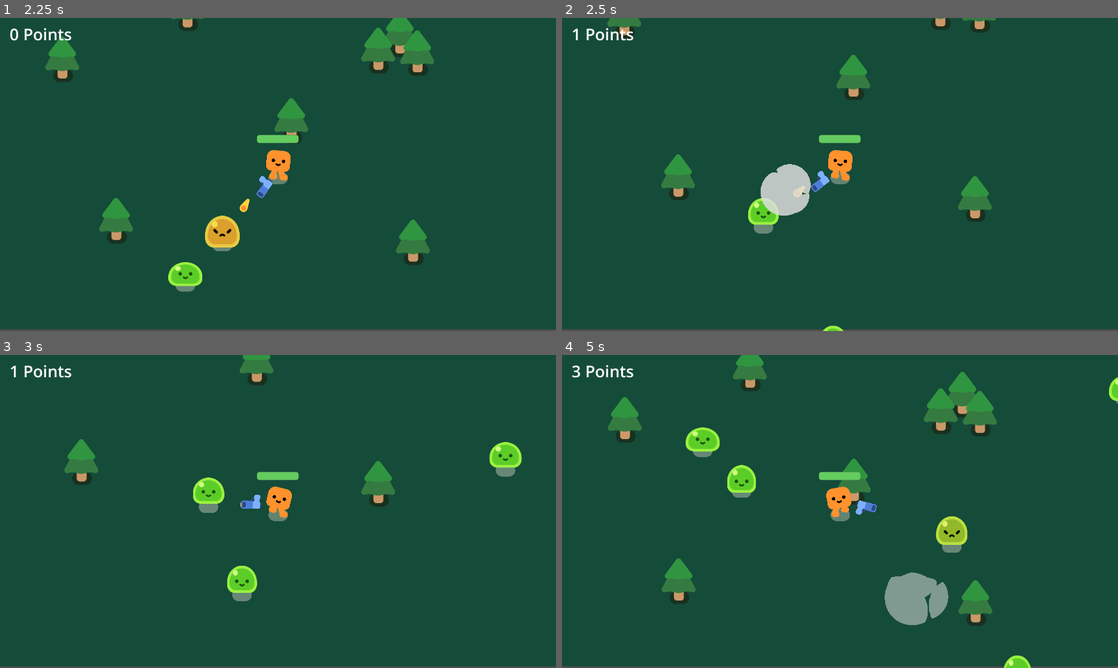
Above: before the commit, frames 1-4 (two rows, left to right).
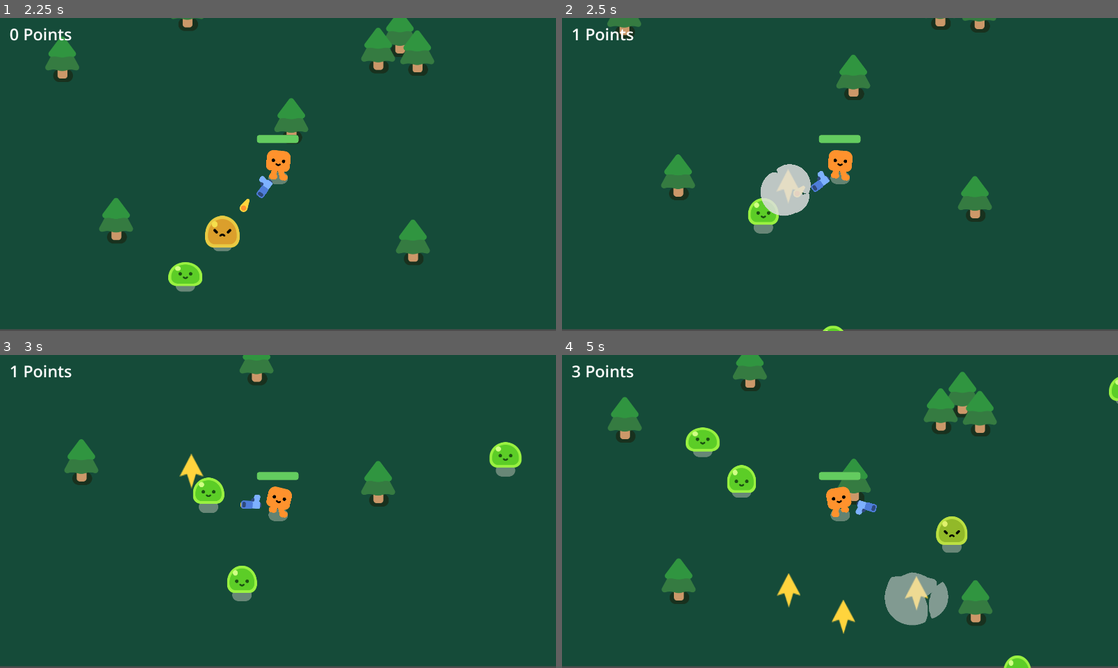
Above: after the commit, the same moments.

Repository: farinaceos/2d-godot-game
Game: Godot game, scene res://scenes/menu.tscn
The game is run twice, just before and just after one commit, with the same random seed, the same clock (stepped at 60 frames per second) and the same inputs.
Inputs:
- Up to frame 1 (2.25 s): click "Start" at 0.5 s; hold D (move_right) 1.28-2.03 s; hold S (move_down) from 2.03 s (still down)
- Up to frame 2 (2.5 s): keep holding S (move_down)
- Up to frame 3 (3 s): release S (move_down) at 2.78 s; hold D (move_right) from 2.78 s (still down)
- Up to frame 4 (5 s): release D (move_right) at 3.53 s; hold W (move_up) 3.53-4.28 s; hold A (move_left) from 4.28 s (still down)

Frame 1 is identical in both runs. In frame 2, 0.2% of the frame differs, in the area x 38-43%, y 48-59%; in frame 3, 0.2%; in frame 4, 0.6%, in the area x 38-66%, y 69-90%.

Commit message:
Added Random potion spawn on mob death

Diff:
--- a/scenes/player.tscn
+++ b/scenes/player.tscn
@@ -27,6 +27,7 @@
 
 [node name="Player" type="CharacterBody2D"]
 position = Vector2(0, -3)
+collision_layer = 5
 script = ExtResource("1_8xx3d")
 metadata/_edit_vertical_guides_ = [-976.0]
 
--- /dev/null
+++ b/scenes/potion.tscn
@@ -0,0 +1,23 @@
+[gd_scene load_steps=4 format=3 uid="uid://cil2dkwc2tbvh"]
+
+[ext_resource type="Script" path="res://script/potion.gd" id="1_61ois"]
+[ext_resource type="Texture2D" uid="uid://brgpjilf7s2ul" path="res://pistol/muzzle_flash/muzzle_flash.png" id="1_vu247"]
+
+[sub_resource type="RectangleShape2D" id="RectangleShape2D_tslof"]
+size = Vector2(73, 117)
+
+[node name="Potion" type="Area2D"]
+collision_priority = 5.0
+script = ExtResource("1_61ois")
+
+[node name="Sprite2D" type="Sprite2D" parent="."]
+rotation = 1.56477
+scale = Vector2(3.69724, 2.5667)
+texture = ExtResource("1_vu247")
+
+[node name="CollisionShape2D" type="CollisionShape2D" parent="."]
+position = Vector2(0, -0.5)
+shape = SubResource("RectangleShape2D_tslof")
+
+[connection signal="area_entered" from="." to="." method="_on_area_entered"]
+[connection signal="body_entered" from="." to="." method="_on_body_entered"]
--- a/scenes/theme.tscn
+++ b/scenes/theme.tscn
@@ -3,6 +3,7 @@
 [ext_resource type="AudioStream" uid="uid://bpu7dlo68dudv" path="res://sfx/neon-gaming-128925.mp3" id="1_r8451"]
 
 [node name="AudioStreamPlayer" type="AudioStreamPlayer"]
+process_mode = 3
 stream = ExtResource("1_r8451")
 volume_db = -6.058
 autoplay = true
--- a/script/mob.gd
+++ b/script/mob.gd
@@ -1,11 +1,12 @@
 extends CharacterBody2D
 
 var health = 4
-
+var drop_rate = 0.5
 const SPEED = 300.0
 
 # onready function is the same as calling the _ready() function
 @onready var player = $"../Player"
+const POTION = preload("res://scenes/potion.tscn")
 
 func _ready(): %Slime.play_walk()
 
@@ -29,3 +30,12 @@
 
 func _on_slime_tree_exited():
 	GameManager.score += 1
+	var drop_chance = randf()
+
+	if drop_chance > drop_rate:
+		var new_potion = POTION.instantiate()
+		new_potion.global_position = $Slime/Anchor/Face/SlimeFace.global_position
+		player.get_parent().add_child(new_potion)
+
+	#var drop_percent = randf()
+	#if drop_percent > drop_rate:
--- a/script/player.gd
+++ b/script/player.gd
@@ -2,7 +2,8 @@
 
 signal health_depleted
 
-var health = 100.0
+var max_health = 100.0
+var health = max_health
 const SPEED = 600
 
 func _physics_process(delta):
@@ -20,5 +21,16 @@
 	if overlapping_mobs.size() > 0:
 		health -= DAMAGE_RATE * overlapping_mobs.size() * delta
 		%ProgressBar.value = health
+		%ProgressBar.max_value = max_health
+		if health > max_health:
+			max_health = health
 		if health <= 0.0:
 			health_depleted.emit()
+
+func heal():
+	if health > max_health:
+		max_health = health
+	health += 50
+	print(health)
+	%ProgressBar.max_value = max_health
+	%ProgressBar.value = health
--- /dev/null
+++ b/script/potion.gd
@@ -0,0 +1,6 @@
+extends Area2D
+
+func _on_body_entered(body):
+	if body.has_method("heal"):
+		body.heal()
+	queue_free()
--- a/script/survivors_game.gd
+++ b/script/survivors_game.gd
@@ -1,13 +1,14 @@
 extends Node2D
+
+@onready var player = $Player
 
 func spawn_mob():
 	var new_mob = preload("res://scenes/mob.tscn").instantiate()
 	%PathFollow2D.progress_ratio = randf()
 	new_mob.global_position = %PathFollow2D.global_position
 	add_child(new_mob)
-@onready var player = $Player
 
-# TRY TO SPAWN TREES LATER
+
 func spawn_tree():
 	var new_tree = preload("res://scenes/pine_tree.tscn").instantiate()
 	%TreePathFollow2D.progress_ratio = randf()
